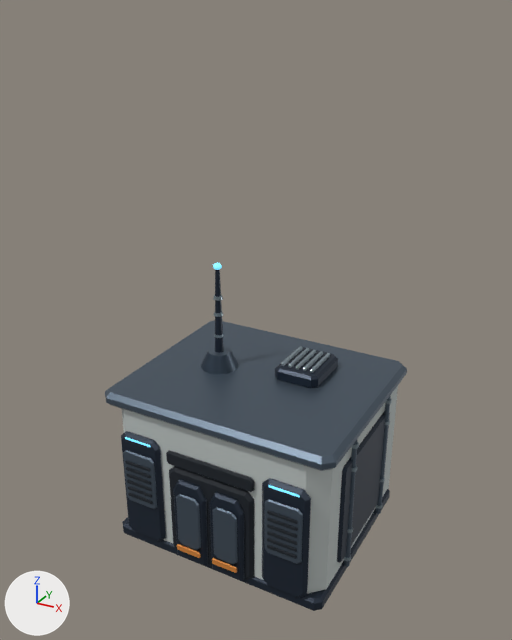
Renders of the glTF model assets/art/models/relay_bunker.glb from each side of a commit.
Rendered twice from a 50 mm lens placed at (6.86, -12.69, 11.73), pointed at (-0.03, -0.17, 5.48). Arrows for +X, +Y and +Z are at lower left; the lights stay in place. The picture after the commit comes second. Vertices at exactly the same position are counted once.

In view in the first picture: 'relay_bunker'.
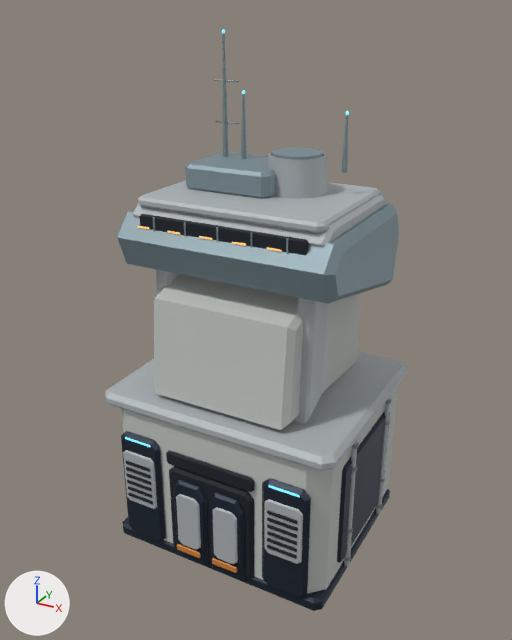
What changed in the scene script:
```text
Add mat_amberlamp:
    mat_amberlamp = principled_material('AmberLamp')
    mat_amberlamp.base_color = (1.0, 0.552, 0.202)  # orange #ffc47c
    mat_amberlamp.roughness = 0.54
    mat_amberlamp.emission_color = (0.55, 0.304, 0.111)  # orange #c4965e
    mat_amberlamp.emission_strength = 1.0
Add mat_bunkerconcrete:
    mat_bunkerconcrete = principled_material('BunkerConcrete')
    mat_bunkerconcrete.base_color = (0.539, 0.571, 0.539)  # light grey #c2c7c2
    mat_bunkerconcrete.roughness = 0.86
Add mat_bunkerarmor:
    mat_bunkerarmor = principled_material('BunkerArmor')
    mat_bunkerarmor.base_color = (0.474, 0.509, 0.527)  # light grey #b7bdc0
    mat_bunkerarmor.metallic = 0.28
    mat_bunkerarmor.roughness = 0.69
Add mat_bunkerrim:
    mat_bunkerrim = principled_material('BunkerRim')
    mat_bunkerrim.base_color = (0.246, 0.328, 0.361)  # greyish cyan #889ba2
    mat_bunkerrim.metallic = 0.4
    mat_bunkerrim.roughness = 0.55
Change me_relay_bunker:
    used by ob_relay_bunker; location = (0.0, 0.0, 0.0)
    remove me_relay_bunker.from_pydata(...)  # 2256 vertices, 4180 faces; spans x -2.78..2.78, y -2.51..2.42, z 0.04..6.56
    add me_relay_bunker.from_pydata(...)  # 2916 vertices, 5384 faces; spans x -2.78..2.78, y -2.51..2.42, z 0.04..11.35
    me_relay_bunker part 1: a new loose piece, a 16-sided cut cone along z (radius 0.64 at the low end, 0.59 at the high end) spanning x -0.06..1.22, y -0.17..1.11, z 8.25..9.02, in mat_bunkerarmor (light grey #b7bdc0)
    me_relay_bunker part 2: a new loose piece, a 16-sided cut cone along z (radius 0.593 at the low end, 0.521 at the high end) spanning x -0.013..1.173, y -0.123..1.063, z 8.99..9.07, in mat_bunkerrim (greyish cyan #889ba2)
    me_relay_bunker part 3: a new loose piece, an 8-sided cut cone along z (radius 0.07 at the low end, 0.02 at the high end) spanning x -1.32..-1.18, y 0.61..0.75, z 8.72..11.3, in mat_bunkerrim (greyish cyan #889ba2)
    me_relay_bunker part 4: a new loose piece, an 8-sided cut cone along z (radius 0.07 at the low end, 0.02 at the high end) spanning x -0.86..-0.72, y 0.61..0.75, z 8.72..10.14, in mat_bunkerrim (greyish cyan #889ba2)
    me_relay_bunker part 5: a new loose piece, an 8-sided cut cone along z (radius 0.07 at the low end, 0.02 at the high end) spanning x 1.46..1.6, y 0.61..0.75, z 8.72..9.87, in mat_bunkerrim (greyish cyan #889ba2)
    me_relay_bunker part 6: 6 loose pieces with 184 vertices, spanning x -1.54..-0.66, y -0.45..0.45, z 4.01..6.56, are deleted
    me_relay_bunker part 7: 548 vertices added at x -2.42..2.42, y -1.97..1.95, z 3.87..11.35
    me_relay_bunker part 8: 44 faces spanning x -2.59..2.59, y -2.22..2.21, z 0.04..3.9 switch from mat_concrete (light grey #bdc4c2) to mat_bunkerconcrete (light grey #c2c7c2)
    me_relay_bunker part 9: 564 faces spanning x -2.78..2.78, y -2.47..2.39, z 0.35..4.01 switch from mat_alloy (greyish blue #586674) to mat_bunkerarmor (light grey #b7bdc0)
    other edits to the shape of me_relay_bunker do not show in these pictures
    add me_relay_bunker.materials.append(mat_bunkerrim)  # greyish cyan #889ba2
    add me_relay_bunker.materials.append(mat_amberlamp)  # orange #ffc47c, glowing orange #c4965e
```

What differs and where, as boxes (x1, y1, x2, y2) in the pictures (512 x 640 px):
'relay_bunker', reshaped (67% taller)
    before: (105, 263, 407, 611)
    after: (105, 29, 407, 611)
part 1 of me_relay_bunker, added
    after: (268, 153, 328, 199)
part 2 of me_relay_bunker, added
    after: (269, 147, 325, 162)
part 3 of me_relay_bunker, added
    after: (222, 34, 228, 157)
part 4 of me_relay_bunker, added
    after: (241, 94, 247, 159)
part 5 of me_relay_bunker, added
    after: (341, 115, 348, 173)
part 6 of me_relay_bunker, deleted
    before: (201, 263, 238, 374)
part 7 of me_relay_bunker, added
    after: (117, 29, 399, 430)
part 8 of me_relay_bunker, edited (looks the same)
    both: (122, 386, 398, 594)
part 9 of me_relay_bunker, recoloured (greyish blue to light grey)
    before: (105, 321, 407, 566)
    after: (105, 352, 407, 566)
